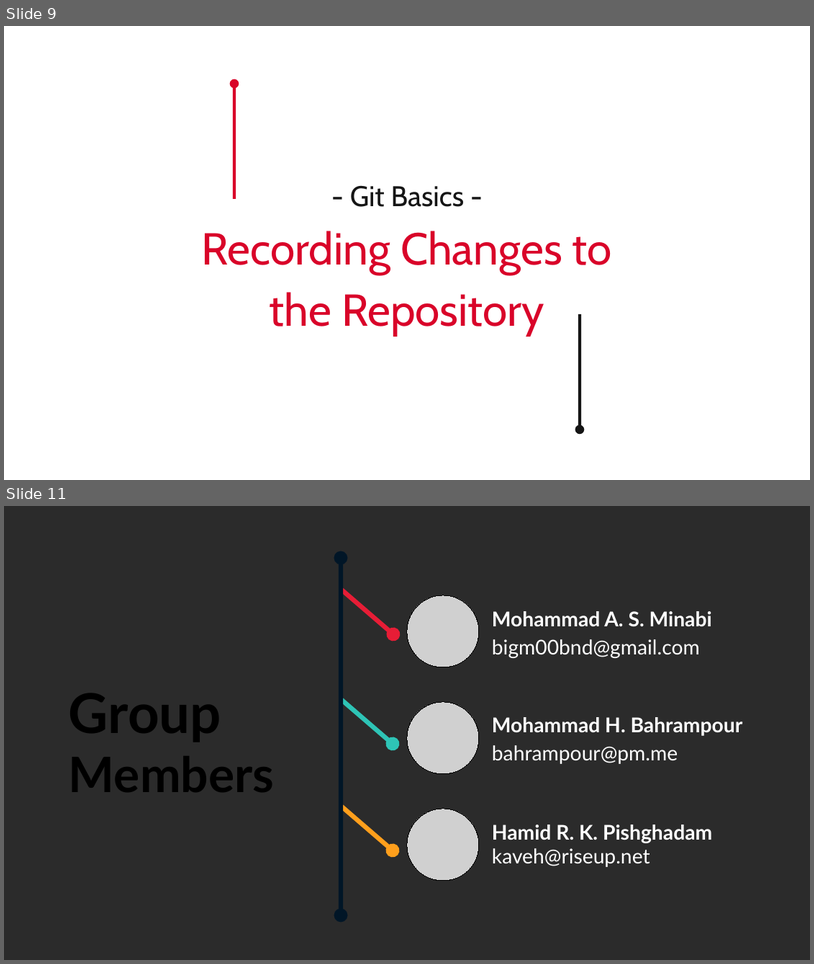
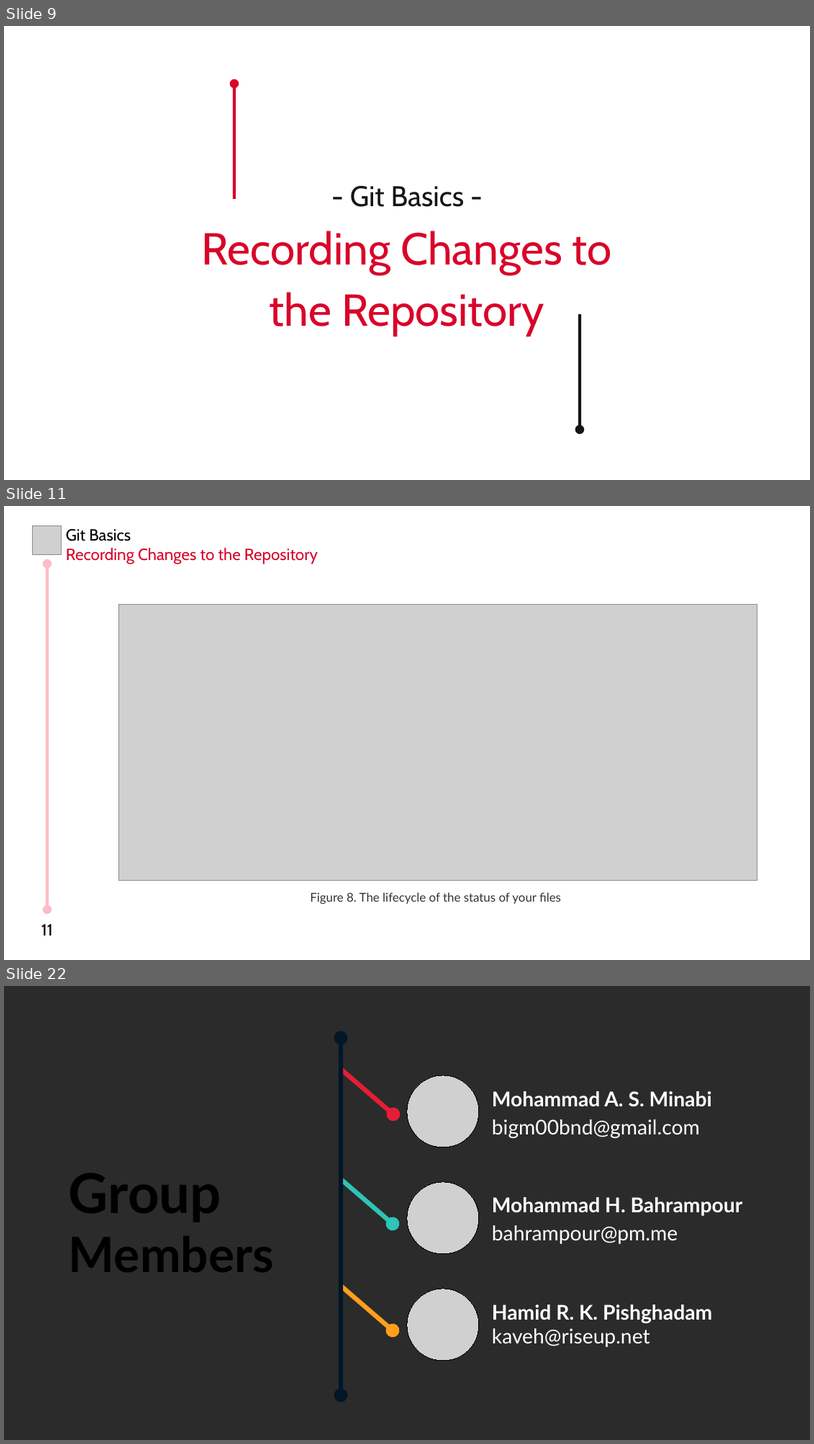
Before and after one commit to MHBahrampour/git-presentation-files, a slide deck: Chapter 2/Chapter 2.odp. Shown one above the other, each under a label of ours: slides 9 and 11 before the commit, slides 9, 11 and 22 after it; the slides between them are not shown. The pictures are 814x964 and 814x1444 pixels, drawn with LibreOffice and Linux fonts; fonts in the diff are those of the drawing; grey boxes stand for pictures; background and template pictures are left out; a plain dark background stands for a picture behind light text. Boxes give left, top, right and bottom in pixels: in the first picture for what was removed or moved away, otherwise in the second. Text is boxed around its words. In the diff, an @@ line names an element or a change of style, - is before the commit and + after.

Commit message:
'Ch2 - Short Status' is completed

```diff
--- a/Chapter 2/Chapter 2.odp
+++ b/Chapter 2/Chapter 2.odp
@@ slide 11 added at [4, 506, 810, 960], background #FFFFFF @@
@@ picture added at [33, 526, 61, 555] @@
@@ text added at [66, 529, 318, 564], 16 pt, text #D90429 @@
+Git Basics
+Recording Changes to the Repository
@@ double arrow added from (47, 564) to (47, 909), #FCBDC8 3 pt @@
@@ picture added at [119, 604, 758, 880] @@
@@ text added at [310, 892, 561, 903], 12 pt, text #333333 @@
+Figure 8. The lifecycle of the status of your files
@@ text added at [41, 924, 53, 935], 16 pt, text #000000 @@
+11
@@ what was slide 11 is now slide 22 @@
```
Also in this commit, not shown: 2 slides changed, 10 other slides added.
